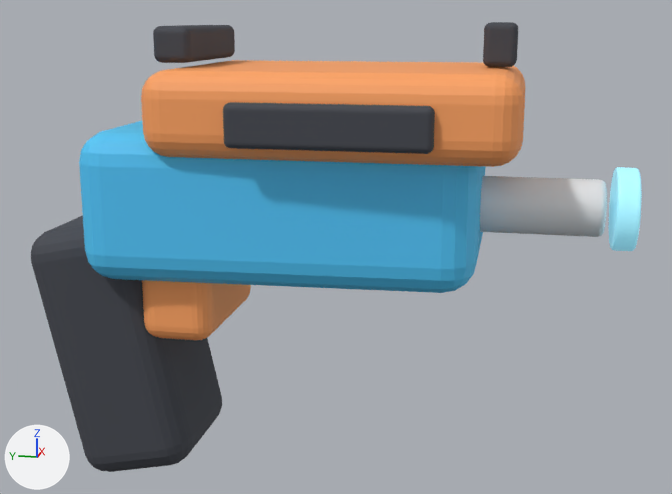
An edit to the glTF model assets/models/generated/weapons/pistol.glb, drawn before and after from the same camera.
Before and after are seen from a camera (50 mm lens) standing at (-1.486, -0.649, 0.469) and looking at (0.007, -0.351, 0.095). Lighting does not change. The marker at lower left points along +X, +Y and +Z. The first picture is the older version. Where no turn or scale is listed for an object, it has been applied to the vertices.

Objects in the first picture: 'Body', 'FrontSight', 'Grip', 'PistolBarrel', 'PistolMuzzleGlow', 'RearSight', 'Slide', 'SlideInsetLeft', 'TriggerGuard'.
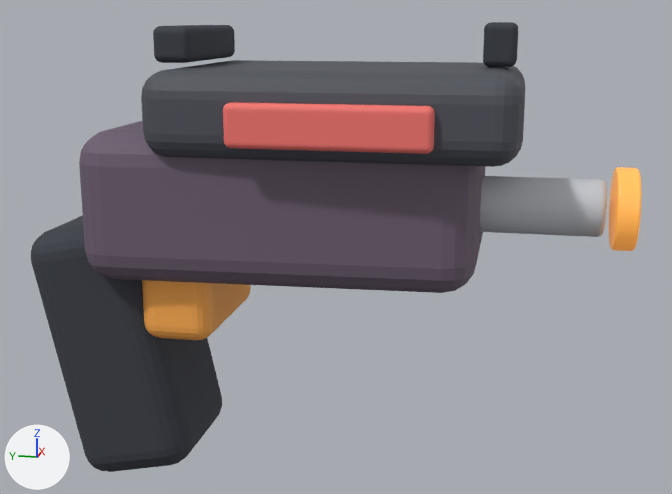
Where the change shows, as pixel boxes [x1, y1, x2, y2] in the pictures (672 x 494 px):
'Body', recoloured (cyan to greyish purple): [79, 121, 485, 293] in both
'Slide', recoloured (orange to dark grey): [141, 60, 525, 167] in both
'SlideInsetLeft', recoloured (dark grey to red): [223, 102, 435, 154] in both
'PistolMuzzleGlow', recoloured (cyan to orange): [609, 167, 642, 251] in both

The change, as a diff of the scene's bpy script:
```diff
--- a/assets/models/generated/weapons/pistol.glb.py
+++ b/assets/models/generated/weapons/pistol.glb.py
@@ mat_pistol_muzzle_warm @@
+mat_pistol_muzzle_warm = principled_material('pistol_muzzle_warm')
+mat_pistol_muzzle_warm.base_color = (1.0, 0.5, 0.1)  # orange #ffbc59
+mat_pistol_muzzle_warm.roughness = 0.35
+mat_pistol_muzzle_warm.emission_color = (0.35, 0.112, 0.0175)  # brown #a05e24
+mat_pistol_muzzle_warm.emission_strength = 1.0
@@ mat_pistol_red_side_accent @@
+mat_pistol_red_side_accent = principled_material('pistol_red_side_accent')
+mat_pistol_red_side_accent.base_color = (0.92, 0.18, 0.16)  # red #f6766f
+mat_pistol_red_side_accent.roughness = 0.68
@@ mat_pistol_graphite_slide @@
+mat_pistol_graphite_slide = principled_material('pistol_graphite_slide')
+mat_pistol_graphite_slide.base_color = (0.075, 0.08, 0.1)  # dark grey #4d5059
+mat_pistol_graphite_slide.roughness = 0.64
@@ mat_pistol_plum_shell @@
+mat_pistol_plum_shell = principled_material('pistol_plum_shell')
+mat_pistol_plum_shell.base_color = (0.15, 0.11, 0.16)  # greyish purple #6c5d6f
+mat_pistol_plum_shell.roughness = 0.7
@@ me_bodymesh @@
 me_bodymesh.from_pydata(...)  # 152 vertices, 300 faces; spans x -0.178..0.178, y -0.31..0.31, z -0.12..0.12
-me_bodymesh.materials.append(mat_pistol_blue_shell)  # cyan #50c8f9
+me_bodymesh.materials.append(mat_pistol_plum_shell)  # greyish purple #6c5d6f
@@ me_cube_001 @@
 me_cube_001.from_pydata(...)  # 216 vertices, 428 faces; spans x -0.2..0.2, y -0.28..0.28, z -0.065..0.065
-me_cube_001.materials.append(mat_pistol_orange_trim)  # orange #ffa461
+me_cube_001.materials.append(mat_pistol_graphite_slide)  # dark grey #4d5059
@@ me_cube_002 @@
 me_cube_002.from_pydata(...)  # 216 vertices, 428 faces; spans x -0.013..0.013, y -0.15..0.15, z -0.032..0.032
-me_cube_002.materials.append(mat_soft_black_grip)  # dark grey #42454d
+me_cube_002.materials.append(mat_pistol_red_side_accent)  # red #f6766f
@@ me_cylinder_001 @@
 me_cylinder_001.from_pydata(...)  # 240 vertices, 476 faces; spans x -0.065..0.065, y -0.0175..0.0175, z -0.065..0.065
-me_cylinder_001.materials.append(mat_pistol_muzzle_blue)  # cyan #adf3ff, glowing cyan #538ca0
+me_cylinder_001.materials.append(mat_pistol_muzzle_warm)  # orange #ffbc59, glowing brown #a05e24
```
